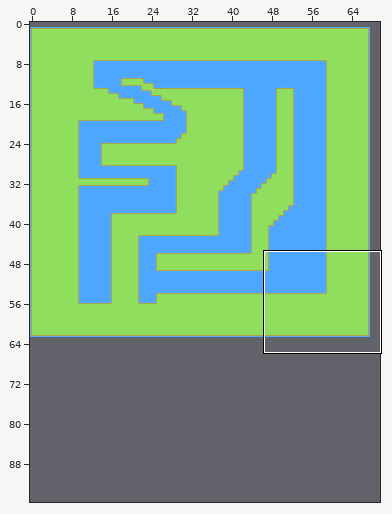
Two versions of a level (Tiled map, Assets/com.seanba.super-tiled2unity/FINAL/Maps/Race 1.3.tmx). The picture above shows the old version from afar; the outline marks the close-up.
Close-up. As it was:
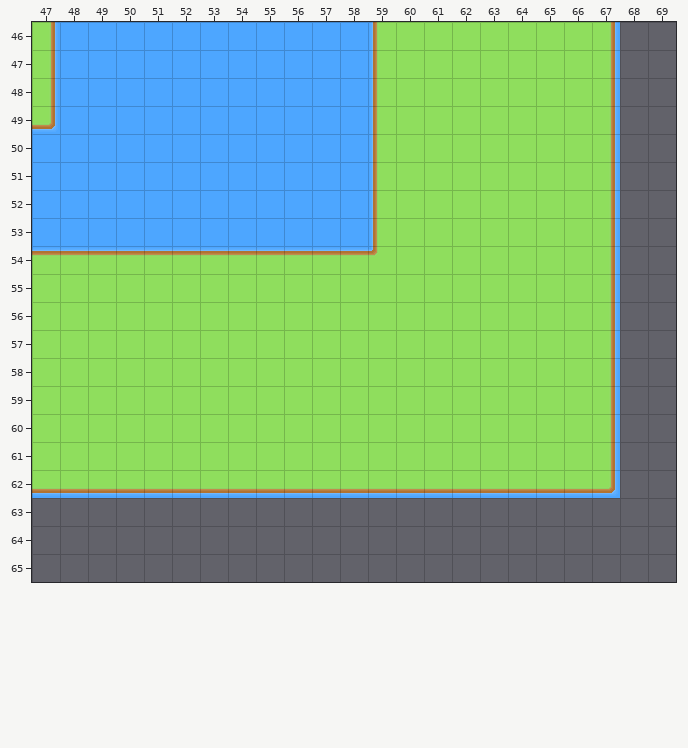
Cells are 32x32 px. Shown: x 47..69, y 46..65. The commit also changed other parts of the map, which this record leaves out. The old version is drawn lined up with the new one.
The same view after the edit:
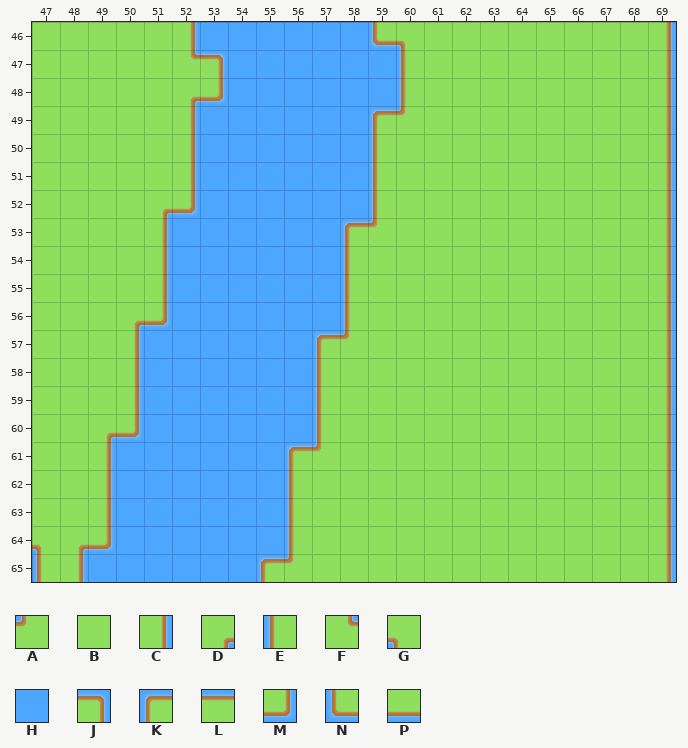
Key: from "Grass": A 60 "2.5", B 61 "2.6", C 62 "2.7", D 68 "3.5", E 75 "4.4", F 76 "4.5", G 84 "5.5", H 88 "6.1", J 99 "1.4", K 100 "1.5", L 101 "1.6", M 114 "6.4", N 115 "6.5", P 116 "6.6".
_ is an empty cell.
Diff:
map size 68x62 -> 70x96 cells (old content now starts at 0,1; both pictures use the new coordinates)
Layer "Tile Layer 1":
y 46: x 47..52 CHHHHH -> BBBBBC; x 59..60 EB -> NG; x 67..69 C__ -> BBC
y 47: x 47..53 CHHHHHH -> BBBBBFJ; x 59..60 EB -> HE; x 67..69 C__ -> BBC
y 48: x 47..53 CHHHHHH -> BBBBBDM; x 59..60 EB -> HE; x 67..69 C__ -> BBC
y 49: x 47..52 MHHHHH -> BBBBBC; x 59..60 EB -> KA; x 67..69 C__ -> BBC
y 50..51: x 47..52 HHHHHH -> BBBBBC; x 67..69 C__ -> BBC
y 52: x 47..52 HHHHHH -> BBBBDM; x 67..69 C__ -> BBC
y 53: x 47..51 HHHHH -> BBBBC; x 58..59 HE -> KA; x 67..69 C__ -> BBC
y 54: x 47..59 LLLLLLLLLLLLA -> BBBBCHHHHHHEB; x 67..69 C__ -> BBC
y 55: x 51..58 BBBBBBBB -> CHHHHHHE; x 67..69 C__ -> BBC
y 56: x 50..58 BBBBBBBBB -> DMHHHHHHE; x 67..69 C__ -> BBC
y 57: x 50..58 BBBBBBBBB -> CHHHHHHKA; x 67..69 C__ -> BBC
y 58..59: x 50..57 BBBBBBBB -> CHHHHHHE; x 67..69 C__ -> BBC
y 60: x 49..57 BBBBBBBBB -> DMHHHHHHE; x 67..69 C__ -> BBC
y 61: x 49..57 BBBBBBBBB -> CHHHHHHKA; x 67..69 C__ -> BBC
y 62: x 47..69 PPPPPPPPPPPPPPPPPPPPM__ -> BBCHHHHHHEBBBBBBBBBBBBC
y 63: x 47..69 _______________________ -> BBCHHHHHHEBBBBBBBBBBBBC
y 64: x 47..69 _______________________ -> GDMHHHHHHEBBBBBBBBBBBBC
y 65: x 47..69 _______________________ -> ECHHHHHHKABBBBBBBBBBBBC
Changed places in both close-ups, as pixel boxes (x1, y1, x2, y2):
changed: (32, 22, 676, 582)
